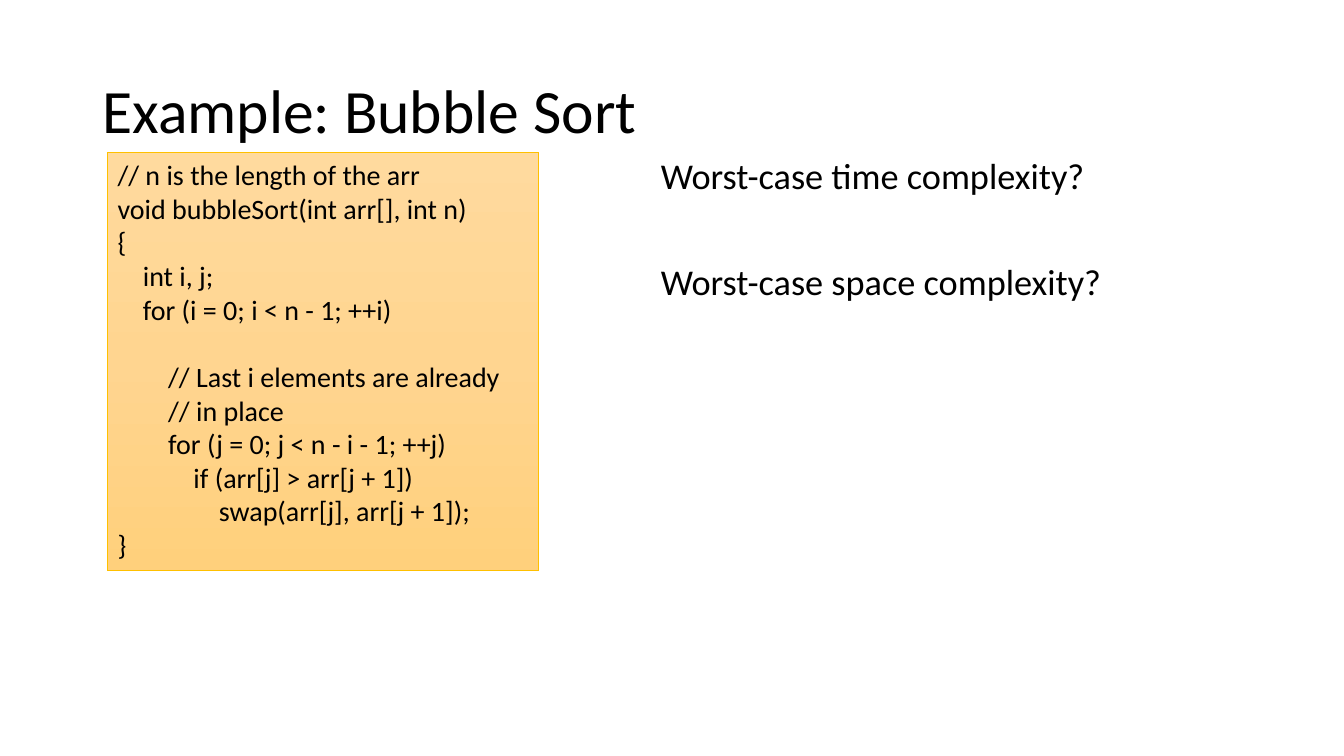
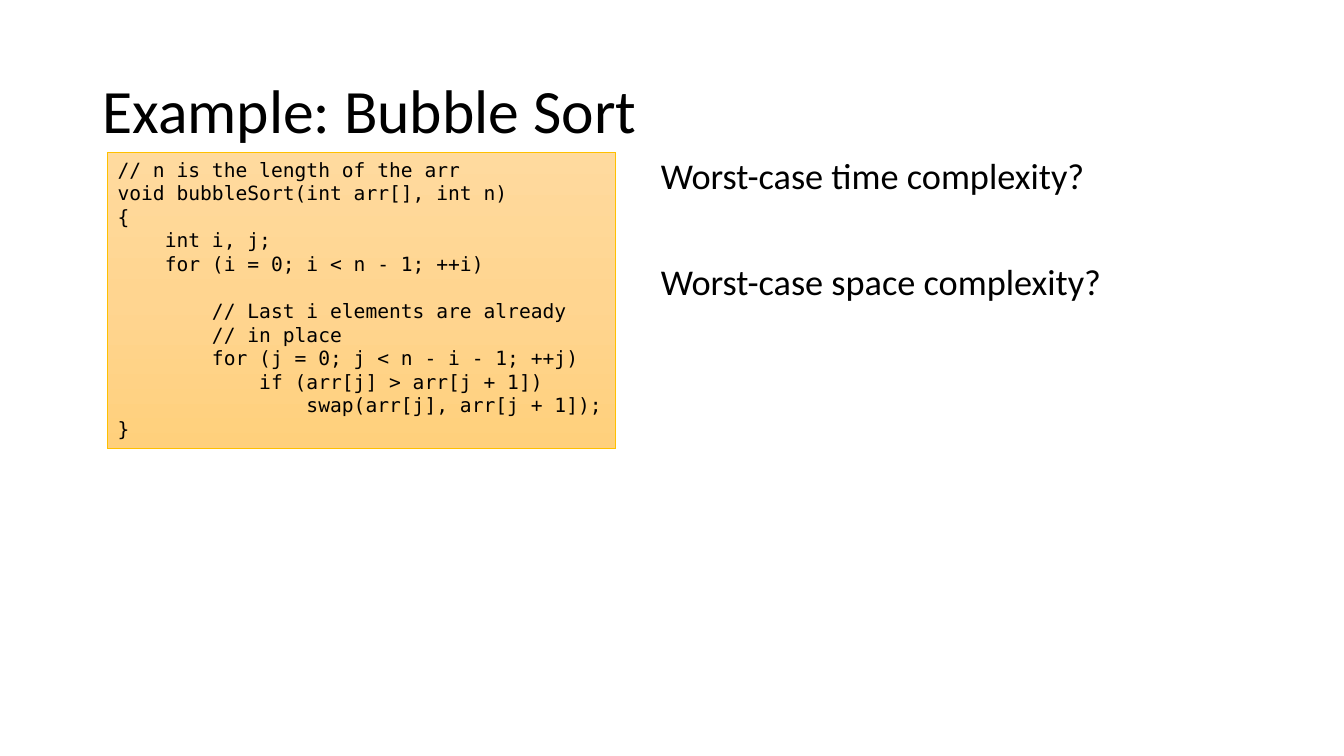
Before and after one commit to mhahsler/CS2341, a slide deck: slide 8 of slides/Chapter2_Algorithm_Analysis.pptx. Drawn at 1344x756 pixels with LibreOffice and Linux fonts; fonts in the diff are those of the drawing. Boxes give left, top, right and bottom in pixels: in the first picture for what was removed or moved away, otherwise in the second. Text is boxed around its words. In the diff, an @@ line names an element or a change of style, - is before the commit and + after.

```diff
--- a/slides/Chapter2_Algorithm_Analysis.pptx
+++ b/slides/Chapter2_Algorithm_Analysis.pptx
@@ rectangle "// n is the length ...": place and size @@
-rectangle "// n is the length ..." at [108, 153, 538, 571]
+rectangle "// n is the length ..." at [108, 153, 616, 449]
@@ rectangle "// n is the length ..." at [108, 153, 616, 449]: size 20 to 14 pt, font Calibri to DejaVu Sans Mono @@
```
Also in this commit, not shown: 4 other slides changed, 1 other file.
